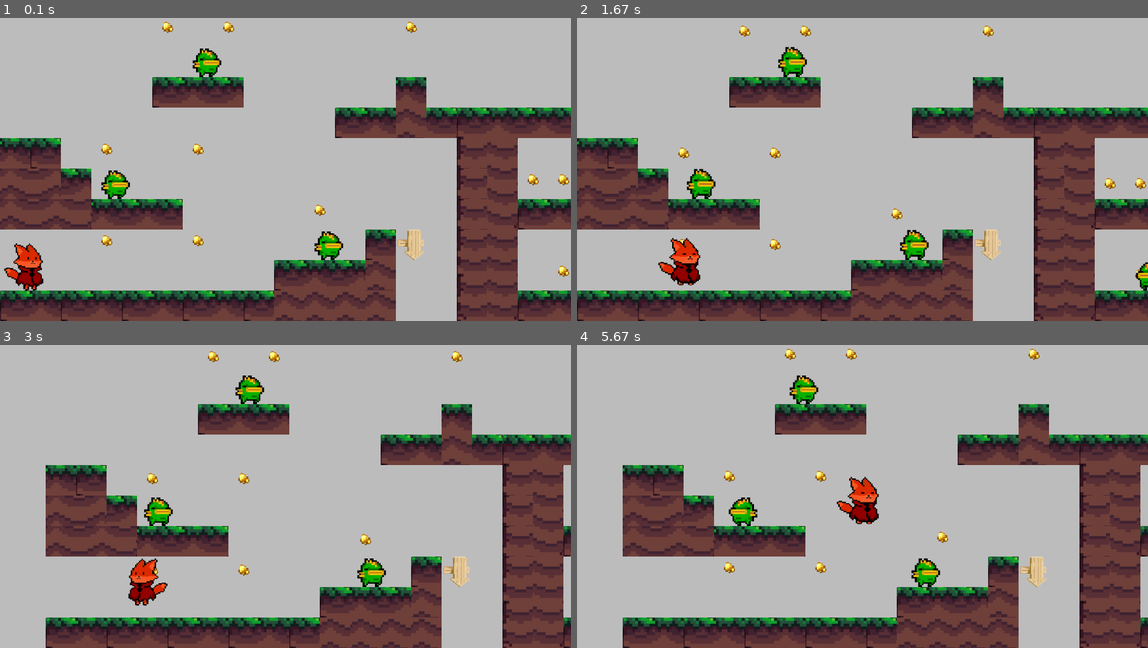
Above: before the commit, frames 1-4 (two rows, left to right).
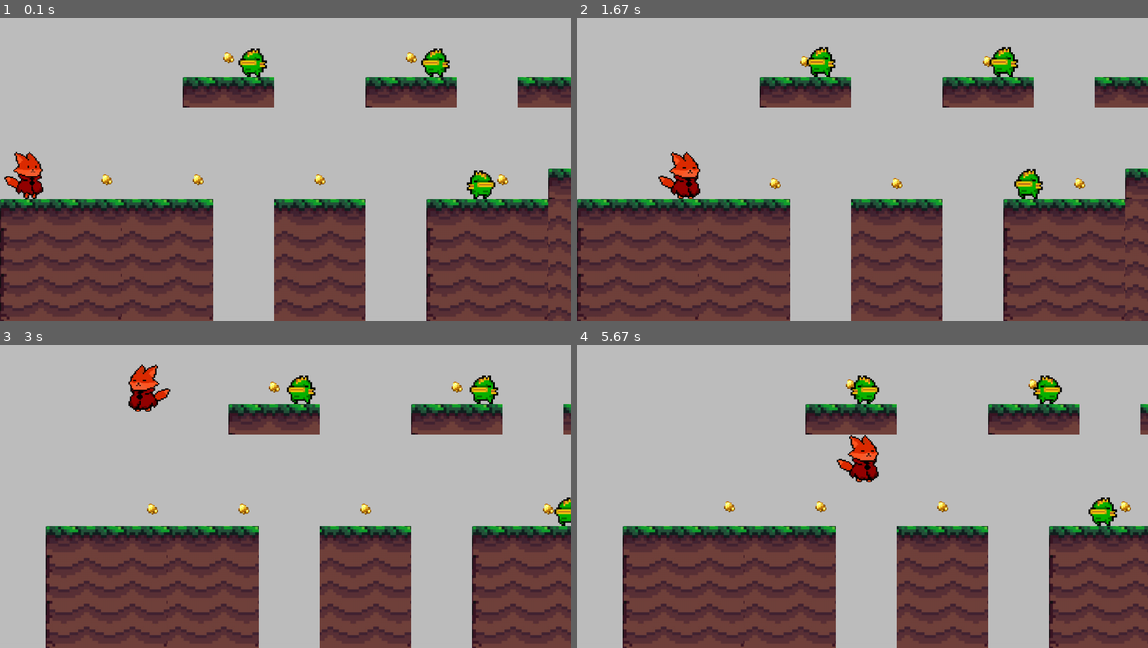
Above: after the commit, the same moments.

Repository: AnandaCampelo/Aquario_PyGame
Game: pygame game, started from jogo/jogo.py
The game is run twice, just before and just after one commit, with the same random seed, the same clock (stepped at 60 frames per second) and the same inputs.
Inputs:
- Up to frame 1 (0.1 s): no input
- Up to frame 2 (1.67 s): hold Right 0.33-0.8 s; hold Up 0.83-1.13 s; tap Space at 0.9, 1.23, 1.53 s; hold Right 1.17-1.63 s
- Up to frame 3 (3 s): hold Right 1.67-2.2 s; tap Space at 1.73, 2.03, 2.3, 2.6, 2.73 s; hold Left 2.23-2.63 s; hold Up from 2.67 s (still down)
- Up to frame 4 (5.67 s): release Up at 3.03 s; hold Right 3.07-3.7 s; tap Space at 3.13, 3.43, 3.8, 4.1, 4.3, 4.6, 4.8, 5.13, 5.43, 5.63 s; hold Up 3.73-4.2 s; hold Right 4.23-4.7 s; hold Up 4.73-5.03 s; hold Right 5.07-5.53 s; hold Up from 5.57 s (still down)

The runs differ from the first frame. In frame 1, 40% of the frame differs, in the area x 0-100%, y 1-100%; in frame 2, 40%, in the area x 0-100%, y 2-100%; in frame 3, 36%; in frame 4, 37%.

Commit message:
add level

Diff:
--- /dev/null
+++ b/jogo/graficos/level2/level 2 layout_constraint.csv
@@ -0,0 +1,11 @@
+-1,-1,-1,-1,-1,-1,-1,-1,-1,-1,-1,-1,-1,-1,-1,-1,-1,-1,-1,-1,-1,-1,-1,-1,-1,-1,-1,-1,-1,-1,-1,-1,-1,-1,-1,-1,-1,-1,-1,-1,1,-1,-1,-1,1,-1,-1,-1,-1,-1,-1,-1,-1,-1,-1,-1,-1,-1,-1,-1
+-1,-1,-1,-1,-1,1,-1,-1,-1,1,-1,1,-1,-1,-1,1,-1,-1,-1,-1,-1,-1,-1,-1,-1,-1,-1,-1,-1,-1,-1,-1,-1,-1,-1,-1,-1,-1,-1,-1,1,-1,-1,-1,1,-1,-1,-1,-1,-1,-1,-1,-1,-1,-1,-1,-1,-1,-1,-1
+-1,-1,-1,-1,-1,1,-1,-1,-1,1,-1,1,-1,-1,-1,1,-1,-1,-1,-1,-1,-1,-1,-1,-1,-1,-1,-1,-1,-1,-1,-1,-1,-1,-1,-1,-1,-1,-1,-1,-1,-1,-1,-1,-1,-1,-1,-1,-1,-1,-1,-1,-1,-1,-1,-1,-1,-1,-1,-1
+-1,-1,-1,-1,-1,-1,-1,-1,-1,-1,-1,-1,-1,-1,-1,-1,-1,-1,-1,-1,-1,-1,-1,-1,-1,-1,-1,-1,-1,-1,1,-1,-1,-1,-1,1,-1,-1,-1,-1,-1,-1,-1,-1,-1,-1,-1,-1,-1,-1,-1,-1,-1,-1,-1,-1,-1,-1,-1,-1
+-1,-1,-1,-1,-1,-1,-1,-1,-1,-1,-1,-1,-1,-1,-1,-1,-1,-1,-1,-1,-1,-1,-1,-1,-1,-1,-1,-1,-1,-1,1,-1,-1,-1,-1,1,-1,-1,-1,-1,-1,-1,-1,-1,-1,-1,-1,-1,-1,-1,-1,-1,-1,-1,-1,-1,-1,-1,-1,-1
+-1,-1,-1,-1,-1,-1,-1,-1,-1,-1,-1,-1,-1,1,-1,-1,-1,-1,1,-1,-1,-1,-1,-1,-1,-1,-1,-1,-1,-1,-1,-1,-1,-1,-1,-1,-1,-1,-1,-1,-1,-1,-1,-1,-1,-1,-1,-1,-1,-1,-1,-1,-1,-1,-1,-1,-1,-1,-1,-1
+-1,-1,-1,-1,-1,-1,-1,-1,-1,-1,-1,-1,-1,1,-1,-1,-1,-1,1,-1,-1,-1,-1,-1,-1,-1,-1,-1,-1,-1,-1,-1,-1,-1,-1,-1,-1,-1,-1,-1,-1,-1,-1,-1,-1,-1,-1,-1,-1,-1,-1,-1,-1,-1,-1,-1,-1,-1,-1,-1
+-1,-1,-1,-1,-1,-1,-1,-1,-1,-1,-1,-1,-1,-1,-1,-1,-1,-1,-1,-1,-1,-1,-1,-1,-1,-1,-1,-1,-1,-1,-1,-1,-1,-1,-1,-1,-1,-1,-1,-1,-1,-1,-1,-1,-1,1,-1,-1,-1,-1,1,-1,-1,-1,-1,-1,-1,-1,-1,-1
+-1,-1,-1,-1,-1,-1,-1,-1,-1,-1,-1,-1,-1,-1,-1,-1,-1,-1,-1,-1,-1,-1,-1,-1,-1,-1,-1,-1,-1,-1,-1,-1,-1,-1,-1,-1,-1,-1,-1,-1,-1,-1,-1,-1,-1,1,-1,-1,-1,-1,1,-1,-1,-1,-1,-1,-1,-1,-1,-1
+-1,-1,-1,-1,-1,-1,-1,-1,-1,-1,-1,-1,-1,-1,-1,-1,-1,-1,-1,-1,-1,-1,-1,-1,-1,-1,-1,-1,-1,-1,-1,-1,-1,-1,-1,-1,-1,-1,-1,-1,-1,-1,-1,-1,-1,-1,-1,-1,-1,-1,-1,-1,-1,-1,-1,-1,-1,-1,-1,-1
+-1,-1,-1,-1,-1,-1,-1,-1,-1,-1,-1,-1,-1,-1,-1,-1,-1,-1,-1,-1,-1,-1,-1,-1,-1,-1,-1,-1,-1,-1,-1,-1,-1,-1,-1,-1,-1,-1,-1,-1,-1,-1,-1,-1,-1,-1,-1,-1,-1,-1,-1,-1,-1,-1,-1,-1,-1,-1,-1,-1
--- /dev/null
+++ b/jogo/graficos/level2/level 2 layout_enemy.csv
@@ -0,0 +1,11 @@
+-1,-1,-1,-1,-1,-1,-1,-1,-1,-1,-1,-1,-1,-1,-1,-1,-1,-1,-1,-1,-1,-1,-1,-1,-1,-1,-1,-1,-1,-1,-1,-1,-1,-1,-1,-1,-1,-1,-1,-1,-1,-1,-1,-1,-1,-1,-1,-1,-1,-1,-1,-1,-1,-1,-1,-1,-1,-1,-1,-1
+-1,-1,-1,-1,-1,-1,-1,-1,-1,-1,-1,-1,-1,-1,-1,-1,-1,-1,-1,-1,-1,-1,-1,-1,-1,-1,-1,-1,-1,-1,-1,-1,-1,-1,-1,-1,-1,-1,-1,-1,-1,0,-1,-1,-1,-1,-1,-1,-1,-1,-1,-1,-1,-1,-1,-1,-1,-1,-1,-1
+-1,-1,-1,-1,-1,-1,-1,-1,0,-1,-1,-1,-1,-1,0,-1,-1,-1,-1,-1,-1,-1,-1,-1,-1,-1,-1,-1,-1,-1,-1,-1,-1,-1,-1,-1,-1,-1,-1,-1,-1,-1,-1,-1,-1,-1,-1,-1,-1,-1,-1,-1,-1,-1,-1,-1,-1,-1,-1,-1
+-1,-1,-1,-1,-1,-1,-1,-1,-1,-1,-1,-1,-1,-1,-1,-1,-1,-1,-1,-1,-1,-1,-1,-1,-1,-1,-1,-1,-1,-1,-1,-1,-1,-1,-1,-1,-1,-1,-1,-1,-1,-1,-1,-1,-1,-1,-1,-1,-1,-1,-1,-1,-1,-1,-1,-1,-1,-1,-1,-1
+-1,-1,-1,-1,-1,-1,-1,-1,-1,-1,-1,-1,-1,-1,-1,-1,-1,-1,-1,-1,-1,-1,-1,-1,-1,-1,-1,-1,-1,-1,-1,-1,-1,0,-1,-1,-1,-1,-1,-1,-1,-1,-1,-1,-1,-1,-1,-1,-1,-1,-1,-1,-1,-1,-1,-1,-1,-1,-1,-1
+-1,-1,-1,-1,-1,-1,-1,-1,-1,-1,-1,-1,-1,-1,-1,-1,-1,-1,-1,-1,-1,-1,-1,-1,-1,-1,-1,-1,-1,-1,-1,-1,-1,-1,-1,-1,-1,-1,-1,-1,-1,-1,-1,-1,-1,-1,-1,-1,-1,-1,-1,-1,-1,-1,-1,-1,-1,-1,-1,-1
+-1,-1,-1,-1,-1,-1,-1,-1,-1,-1,-1,-1,-1,-1,-1,0,-1,-1,-1,-1,-1,-1,-1,-1,-1,-1,-1,-1,-1,-1,-1,-1,-1,-1,-1,-1,-1,-1,-1,-1,-1,-1,-1,-1,-1,-1,-1,-1,-1,-1,-1,-1,-1,-1,-1,-1,-1,-1,-1,-1
+-1,-1,-1,-1,-1,-1,-1,-1,-1,-1,-1,-1,-1,-1,-1,-1,-1,-1,-1,-1,-1,-1,-1,-1,-1,-1,-1,-1,-1,-1,-1,-1,-1,-1,-1,-1,-1,-1,-1,-1,-1,-1,-1,-1,-1,-1,-1,-1,-1,-1,-1,-1,-1,-1,-1,-1,-1,-1,-1,-1
+-1,-1,-1,-1,-1,-1,-1,-1,-1,-1,-1,-1,-1,-1,-1,-1,-1,-1,-1,-1,-1,-1,-1,-1,-1,-1,-1,-1,-1,-1,-1,-1,-1,-1,-1,-1,-1,-1,-1,-1,-1,-1,-1,-1,-1,-1,-1,-1,-1,0,-1,-1,-1,-1,-1,-1,-1,-1,-1,-1
+-1,-1,-1,-1,-1,-1,-1,-1,-1,-1,-1,-1,-1,-1,-1,-1,-1,-1,-1,-1,-1,-1,-1,-1,-1,-1,-1,-1,-1,-1,-1,-1,-1,-1,-1,-1,-1,-1,-1,-1,-1,-1,-1,-1,-1,-1,-1,-1,-1,-1,-1,-1,-1,-1,-1,-1,-1,-1,-1,-1
+-1,-1,-1,-1,-1,-1,-1,-1,-1,-1,-1,-1,-1,-1,-1,-1,-1,-1,-1,-1,-1,-1,-1,-1,-1,-1,-1,-1,-1,-1,-1,-1,-1,-1,-1,-1,-1,-1,-1,-1,-1,-1,-1,-1,-1,-1,-1,-1,-1,-1,-1,-1,-1,-1,-1,-1,-1,-1,-1,-1
--- /dev/null
+++ b/jogo/graficos/level2/level 2 layout_ouro.csv
@@ -0,0 +1,11 @@
+-1,-1,-1,-1,-1,-1,-1,-1,-1,-1,-1,-1,-1,-1,-1,-1,-1,-1,-1,-1,-1,-1,-1,-1,-1,-1,-1,-1,-1,-1,-1,-1,-1,-1,-1,-1,-1,-1,-1,-1,-1,-1,-1,-1,-1,-1,-1,-1,-1,-1,-1,-1,-1,-1,-1,-1,-1,-1,-1,-1
+-1,-1,-1,-1,-1,-1,-1,-1,-1,-1,-1,-1,-1,-1,-1,-1,-1,-1,-1,-1,-1,-1,-1,-1,-1,-1,-1,-1,-1,-1,-1,-1,-1,-1,-1,-1,-1,-1,-1,-1,-1,-1,0,-1,-1,-1,-1,-1,-1,-1,-1,-1,-1,-1,-1,-1,-1,-1,-1,-1
+-1,-1,-1,-1,-1,-1,-1,0,-1,-1,-1,-1,-1,0,-1,-1,-1,-1,-1,-1,-1,-1,-1,-1,-1,-1,-1,-1,-1,-1,-1,-1,-1,-1,-1,-1,-1,-1,-1,-1,-1,-1,-1,-1,-1,-1,-1,0,-1,-1,-1,-1,-1,-1,-1,-1,-1,-1,-1,-1
+-1,-1,-1,-1,-1,-1,-1,-1,-1,-1,-1,-1,-1,-1,-1,-1,-1,-1,-1,-1,-1,-1,-1,-1,-1,-1,-1,-1,-1,-1,-1,-1,-1,-1,-1,-1,0,-1,-1,-1,-1,-1,-1,-1,-1,-1,-1,-1,-1,-1,-1,0,-1,-1,-1,-1,-1,-1,-1,-1
+-1,-1,-1,-1,-1,-1,-1,-1,-1,-1,-1,-1,-1,-1,-1,-1,-1,-1,-1,-1,-1,-1,-1,-1,-1,-1,-1,-1,-1,-1,-1,-1,0,-1,-1,-1,-1,-1,-1,-1,-1,-1,-1,-1,-1,-1,-1,-1,-1,-1,-1,-1,-1,-1,-1,-1,0,-1,-1,-1
+-1,-1,-1,-1,-1,-1,-1,-1,-1,-1,-1,-1,-1,-1,-1,-1,-1,-1,-1,-1,-1,-1,-1,-1,-1,-1,-1,-1,-1,-1,-1,-1,-1,-1,-1,-1,-1,-1,-1,-1,-1,-1,-1,-1,-1,-1,-1,-1,-1,-1,-1,-1,-1,-1,-1,-1,-1,-1,-1,-1
+-1,-1,-1,0,-1,-1,0,-1,-1,-1,0,-1,-1,-1,-1,-1,0,-1,-1,-1,-1,-1,-1,-1,-1,-1,-1,-1,-1,-1,-1,-1,-1,-1,-1,-1,-1,-1,-1,-1,-1,0,-1,-1,0,-1,-1,-1,-1,-1,-1,-1,-1,-1,-1,-1,-1,-1,-1,-1
+-1,-1,-1,-1,-1,-1,-1,-1,-1,-1,-1,-1,-1,-1,-1,-1,-1,-1,-1,-1,-1,-1,-1,-1,-1,-1,-1,-1,-1,-1,-1,-1,-1,-1,-1,-1,-1,-1,-1,-1,-1,-1,-1,-1,-1,-1,-1,-1,-1,-1,-1,-1,-1,-1,-1,-1,-1,-1,-1,-1
+-1,-1,-1,-1,-1,-1,-1,-1,-1,-1,-1,-1,-1,-1,-1,-1,-1,-1,-1,-1,-1,-1,-1,-1,-1,-1,-1,-1,-1,-1,-1,-1,-1,-1,-1,-1,-1,-1,-1,-1,-1,-1,-1,-1,-1,-1,-1,0,-1,-1,-1,-1,-1,-1,-1,-1,-1,-1,-1,-1
+-1,-1,-1,-1,-1,-1,-1,-1,-1,-1,-1,-1,-1,-1,-1,-1,-1,-1,-1,-1,-1,-1,-1,-1,-1,-1,-1,-1,-1,-1,-1,-1,-1,-1,-1,-1,-1,-1,-1,-1,-1,-1,-1,-1,-1,-1,-1,-1,-1,-1,-1,-1,-1,-1,-1,-1,-1,-1,-1,-1
+-1,-1,-1,-1,-1,-1,-1,-1,-1,-1,-1,-1,-1,-1,-1,-1,-1,-1,-1,-1,-1,-1,-1,-1,-1,-1,-1,-1,-1,-1,-1,-1,-1,-1,-1,-1,-1,-1,-1,-1,-1,-1,-1,-1,-1,-1,-1,-1,-1,-1,-1,-1,-1,-1,-1,-1,-1,-1,-1,-1
--- /dev/null
+++ b/jogo/graficos/level2/level 2 layout_placas.csv
@@ -0,0 +1,11 @@
+-1,-1,-1,-1,-1,-1,-1,-1,-1,-1,-1,-1,-1,-1,-1,-1,-1,-1,-1,-1,-1,-1,-1,-1,-1,-1,-1,-1,-1,-1,-1,-1,-1,-1,-1,-1,-1,-1,-1,-1,-1,-1,-1,-1,-1,-1,-1,-1,-1,-1,-1,-1,-1,-1,-1,-1,-1,-1,-1,-1
+-1,-1,-1,-1,-1,-1,-1,-1,-1,-1,-1,-1,-1,-1,-1,-1,-1,-1,-1,-1,-1,-1,-1,-1,-1,-1,-1,-1,-1,-1,-1,-1,-1,-1,-1,-1,-1,-1,-1,-1,-1,-1,-1,-1,-1,-1,-1,-1,-1,-1,-1,-1,-1,-1,-1,-1,-1,-1,-1,-1
+-1,-1,-1,-1,-1,-1,-1,-1,-1,-1,-1,-1,-1,-1,-1,-1,-1,-1,-1,-1,-1,-1,-1,-1,-1,-1,-1,-1,-1,-1,-1,-1,-1,-1,-1,-1,-1,-1,-1,-1,-1,-1,-1,-1,-1,-1,-1,-1,-1,-1,-1,-1,-1,-1,-1,-1,-1,-1,-1,-1
+-1,-1,-1,-1,-1,-1,-1,-1,-1,-1,-1,-1,-1,-1,-1,-1,-1,-1,-1,-1,-1,-1,-1,-1,-1,-1,-1,-1,-1,-1,-1,-1,-1,-1,-1,-1,-1,-1,-1,-1,-1,-1,-1,-1,-1,-1,-1,-1,-1,-1,-1,-1,-1,-1,-1,-1,-1,-1,-1,-1
+-1,-1,-1,-1,-1,-1,-1,-1,-1,-1,-1,-1,-1,-1,-1,-1,-1,-1,-1,-1,-1,-1,-1,-1,-1,-1,-1,-1,-1,-1,-1,-1,-1,-1,-1,-1,-1,-1,-1,-1,-1,-1,-1,-1,-1,-1,-1,-1,-1,-1,-1,-1,-1,-1,-1,-1,-1,-1,-1,-1
+-1,-1,-1,-1,-1,-1,-1,-1,-1,-1,-1,-1,-1,-1,-1,-1,-1,-1,-1,-1,-1,-1,-1,-1,-1,-1,-1,-1,-1,-1,-1,-1,-1,-1,-1,-1,-1,-1,-1,-1,-1,-1,-1,-1,-1,-1,-1,-1,-1,-1,-1,-1,-1,-1,-1,-1,-1,-1,-1,-1
+-1,-1,-1,-1,-1,-1,-1,-1,-1,-1,-1,-1,-1,-1,-1,-1,-1,-1,-1,-1,-1,-1,-1,-1,-1,-1,-1,-1,-1,-1,-1,-1,-1,-1,-1,-1,-1,-1,-1,-1,-1,-1,-1,-1,-1,-1,-1,-1,-1,-1,-1,-1,-1,-1,-1,-1,-1,-1,-1,-1
+-1,-1,-1,-1,-1,-1,-1,-1,-1,-1,-1,-1,-1,-1,-1,-1,-1,-1,-1,-1,-1,-1,-1,-1,-1,-1,-1,-1,-1,-1,-1,-1,-1,-1,-1,-1,-1,-1,-1,-1,-1,-1,-1,-1,-1,-1,-1,-1,-1,-1,-1,-1,-1,-1,0,-1,-1,-1,-1,-1
+-1,-1,-1,-1,-1,-1,-1,-1,-1,-1,-1,-1,-1,-1,-1,-1,-1,-1,-1,-1,-1,-1,-1,-1,-1,-1,-1,-1,-1,-1,-1,-1,-1,-1,-1,-1,-1,-1,-1,-1,-1,-1,-1,-1,-1,-1,-1,-1,-1,-1,-1,-1,-1,-1,-1,-1,-1,-1,-1,-1
+-1,-1,-1,-1,-1,-1,-1,-1,-1,-1,-1,-1,-1,-1,-1,-1,-1,-1,-1,-1,-1,-1,-1,-1,-1,-1,-1,-1,-1,-1,-1,-1,-1,-1,-1,-1,-1,-1,-1,-1,-1,-1,-1,-1,-1,-1,-1,-1,-1,-1,-1,-1,-1,-1,-1,-1,-1,-1,-1,-1
+-1,-1,-1,-1,-1,-1,-1,-1,-1,-1,-1,-1,-1,-1,-1,-1,-1,-1,-1,-1,-1,-1,-1,-1,-1,-1,-1,-1,-1,-1,-1,-1,-1,-1,-1,-1,-1,-1,-1,-1,-1,-1,-1,-1,-1,-1,-1,-1,-1,-1,-1,-1,-1,-1,-1,-1,-1,-1,-1,-1
--- /dev/null
+++ b/jogo/graficos/level2/level 2 layout_player.csv
@@ -0,0 +1,11 @@
+-1,-1,-1,-1,-1,-1,-1,-1,-1,-1,-1,-1,-1,-1,-1,-1,-1,-1,-1,-1,-1,-1,-1,-1,-1,-1,-1,-1,-1,-1,-1,-1,-1,-1,-1,-1,-1,-1,-1,-1,-1,-1,-1,-1,-1,-1,-1,-1,-1,-1,-1,-1,-1,-1,-1,-1,-1,-1,-1,-1
+-1,-1,-1,-1,-1,-1,-1,-1,-1,-1,-1,-1,-1,-1,-1,-1,-1,-1,-1,-1,-1,-1,-1,-1,-1,-1,-1,-1,-1,-1,-1,-1,-1,-1,-1,-1,-1,-1,-1,-1,-1,-1,-1,-1,-1,-1,-1,-1,-1,-1,-1,-1,-1,-1,-1,-1,-1,-1,-1,-1
+-1,-1,-1,-1,-1,-1,-1,-1,-1,-1,-1,-1,-1,-1,-1,-1,-1,-1,-1,-1,-1,-1,-1,-1,-1,-1,-1,-1,-1,-1,-1,-1,-1,-1,-1,-1,-1,-1,-1,-1,-1,-1,-1,-1,-1,-1,-1,-1,-1,-1,-1,-1,-1,-1,-1,-1,-1,-1,-1,-1
+-1,-1,-1,-1,-1,-1,-1,-1,-1,-1,-1,-1,-1,-1,-1,-1,-1,-1,-1,-1,-1,-1,-1,-1,-1,-1,-1,-1,-1,-1,-1,-1,-1,-1,-1,-1,-1,-1,-1,-1,-1,-1,-1,-1,-1,-1,-1,-1,-1,-1,-1,-1,-1,-1,-1,-1,-1,-1,-1,-1
+-1,-1,-1,-1,-1,-1,-1,-1,-1,-1,-1,-1,-1,-1,-1,-1,-1,-1,-1,-1,-1,-1,-1,-1,-1,-1,-1,-1,-1,-1,-1,-1,-1,-1,-1,-1,-1,-1,-1,-1,-1,-1,-1,-1,-1,-1,-1,-1,-1,-1,-1,-1,-1,-1,-1,-1,-1,-1,-1,0
+-1,-1,-1,-1,-1,-1,-1,-1,-1,-1,-1,-1,-1,-1,-1,-1,-1,-1,-1,-1,-1,-1,-1,-1,-1,-1,-1,-1,-1,-1,-1,-1,-1,-1,-1,-1,-1,-1,-1,-1,-1,-1,-1,-1,-1,-1,-1,-1,-1,-1,-1,-1,-1,-1,-1,-1,-1,-1,-1,-1
+0,-1,-1,-1,-1,-1,-1,-1,-1,-1,-1,-1,-1,-1,-1,-1,-1,-1,-1,-1,-1,-1,-1,-1,-1,-1,-1,-1,-1,-1,-1,-1,-1,-1,-1,-1,-1,-1,-1,-1,-1,-1,-1,-1,-1,-1,-1,-1,-1,-1,-1,-1,-1,-1,-1,-1,-1,-1,-1,-1
+-1,-1,-1,-1,-1,-1,-1,-1,-1,-1,-1,-1,-1,-1,-1,-1,-1,-1,-1,-1,-1,-1,-1,-1,-1,-1,-1,-1,-1,-1,-1,-1,-1,-1,-1,-1,-1,-1,-1,-1,-1,-1,-1,-1,-1,-1,-1,-1,-1,-1,-1,-1,-1,-1,-1,-1,-1,-1,-1,-1
+-1,-1,-1,-1,-1,-1,-1,-1,-1,-1,-1,-1,-1,-1,-1,-1,-1,-1,-1,-1,-1,-1,-1,-1,-1,-1,-1,-1,-1,-1,-1,-1,-1,-1,-1,-1,-1,-1,-1,-1,-1,-1,-1,-1,-1,-1,-1,-1,-1,-1,-1,-1,-1,-1,-1,-1,-1,-1,-1,-1
+-1,-1,-1,-1,-1,-1,-1,-1,-1,-1,-1,-1,-1,-1,-1,-1,-1,-1,-1,-1,-1,-1,-1,-1,-1,-1,-1,-1,-1,-1,-1,-1,-1,-1,-1,-1,-1,-1,-1,-1,-1,-1,-1,-1,-1,-1,-1,-1,-1,-1,-1,-1,-1,-1,-1,-1,-1,-1,-1,-1
+-1,-1,-1,-1,-1,-1,-1,-1,-1,-1,-1,-1,-1,-1,-1,-1,-1,-1,-1,-1,-1,-1,-1,-1,-1,-1,-1,-1,-1,-1,-1,-1,-1,-1,-1,-1,-1,-1,-1,-1,-1,-1,-1,-1,-1,-1,-1,-1,-1,-1,-1,-1,-1,-1,-1,-1,-1,-1,-1,-1
--- /dev/null
+++ b/jogo/graficos/level2/level 2 layout_terreno.csv
@@ -0,0 +1,11 @@
+-1,-1,-1,-1,-1,-1,-1,-1,-1,-1,-1,-1,-1,-1,-1,-1,-1,-1,-1,-1,-1,-1,-1,-1,-1,-1,-1,-1,-1,-1,-1,-1,-1,-1,-1,-1,-1,-1,-1,-1,-1,-1,-1,-1,-1,-1,-1,-1,-1,-1,-1,-1,-1,-1,-1,-1,-1,-1,-1,-1
+-1,-1,-1,-1,-1,-1,-1,-1,-1,-1,-1,-1,-1,-1,-1,-1,-1,-1,-1,-1,-1,-1,-1,-1,-1,-1,-1,-1,-1,-1,-1,-1,-1,-1,-1,-1,-1,-1,-1,-1,-1,-1,-1,-1,-1,-1,-1,-1,-1,-1,-1,-1,-1,-1,-1,-1,-1,-1,-1,-1
+-1,-1,-1,-1,-1,-1,-1,-1,-1,-1,-1,-1,-1,-1,-1,-1,-1,-1,-1,-1,-1,-1,-1,-1,-1,-1,-1,-1,-1,-1,-1,-1,-1,-1,-1,-1,-1,-1,-1,-1,-1,0,1,2,-1,-1,-1,-1,-1,-1,-1,-1,-1,-1,-1,-1,-1,-1,-1,-1
+-1,-1,-1,-1,-1,-1,0,1,2,-1,-1,-1,0,1,2,-1,-1,2,3,-1,-1,-1,-1,-1,-1,-1,-1,-1,-1,-1,-1,-1,-1,-1,-1,-1,-1,-1,-1,-1,-1,4,5,6,-1,-1,0,1,2,-1,-1,-1,-1,-1,-1,-1,-1,-1,-1,-1
+-1,-1,-1,-1,-1,-1,-1,-1,-1,-1,-1,-1,-1,-1,-1,-1,-1,-1,-1,-1,-1,-1,-1,-1,-1,-1,-1,-1,-1,-1,-1,-1,-1,-1,-1,0,1,2,-1,-1,-1,-1,-1,-1,-1,-1,4,5,6,-1,-1,0,1,-1,-1,-1,-1,-1,-1,-1
+-1,-1,-1,-1,-1,-1,-1,-1,-1,-1,-1,-1,-1,-1,-1,-1,-1,-1,-1,-1,-1,-1,-1,-1,-1,-1,-1,0,1,-1,-1,0,1,2,3,5,6,7,-1,-1,-1,-1,-1,-1,-1,-1,-1,-1,-1,-1,-1,-1,-1,-1,-1,-1,0,1,2,3
+-1,-1,-1,-1,-1,-1,-1,-1,-1,-1,-1,-1,-1,-1,-1,-1,-1,-1,0,1,2,-1,-1,-1,-1,-1,-1,4,5,-1,-1,4,5,6,7,9,10,11,-1,-1,-1,-1,-1,-1,-1,-1,-1,-1,-1,-1,-1,-1,-1,-1,-1,-1,4,5,6,7
+0,1,2,3,1,2,3,-1,-1,1,2,3,-1,-1,0,1,2,3,9,10,11,-1,-1,0,1,-1,-1,8,9,-1,-1,8,9,10,11,13,14,15,-1,-1,-1,0,-1,-1,0,-1,-1,-1,-1,-1,0,1,2,3,-1,-1,8,9,10,11
+4,5,6,7,5,6,7,-1,-1,5,6,7,-1,-1,4,5,6,7,13,14,15,-1,-1,4,5,-1,-1,12,13,-1,-1,12,13,14,15,5,6,7,-1,-1,-1,4,-1,-1,4,-1,-1,-1,-1,-1,4,5,6,7,-1,-1,12,13,14,15
+8,9,10,11,9,10,11,-1,-1,9,10,11,-1,-1,8,9,10,11,5,6,7,-1,-1,8,9,-1,-1,8,9,-1,-1,4,5,6,7,9,10,11,-1,-1,-1,8,-1,-1,8,-1,0,1,2,3,9,10,11,11,-1,-1,12,13,14,15
+12,13,14,15,13,14,15,-1,-1,13,14,15,-1,-1,12,13,14,15,9,10,11,-1,-1,12,13,-1,-1,12,13,-1,-1,8,9,10,11,13,14,15,-1,-1,-1,12,-1,-1,12,-1,4,5,6,7,13,14,15,15,-1,-1,12,13,14,15
--- a/jogo/jogo.py
+++ b/jogo/jogo.py
@@ -18,7 +18,7 @@
 screen = pygame.display.set_mode((screen_width, screen_height))
 clock = pygame.time.Clock()
 #game = Game()
-level = Level(level_0, screen)
+level = Level(level_2, screen)
 
 while True:
     for event in pygame.event.get():
--- a/jogo/level_layout.py
+++ b/jogo/level_layout.py
@@ -21,6 +21,16 @@
     'player' : './graficos/level1/level 1 layout_player.csv'
 }
 
+level_2 = {
+    'terreno' : './graficos/level2/level 2 layout_terreno.csv',
+    'constraint' : './graficos/level2/level 2 layout_constraint.csv',
+    'enemy' : './graficos/level2/level 2 layout_enemy.csv',
+    'ouro' : './graficos/level2/level 2 layout_ouro.csv',
+    'placas' : './graficos/level2/level 2 layout_placas.csv',
+    'player' : './graficos/level2/level 2 layout_player.csv'
+}
+
+
 level_00 = {'node_pos':(110,400),'content': 'this is level 0', 'unlock':1}
 
 levels = {
